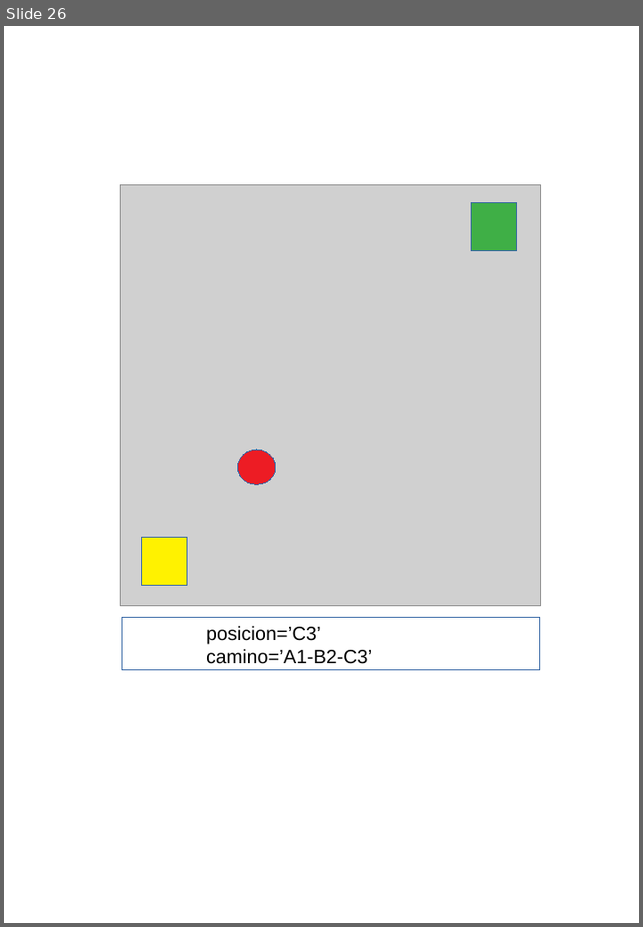
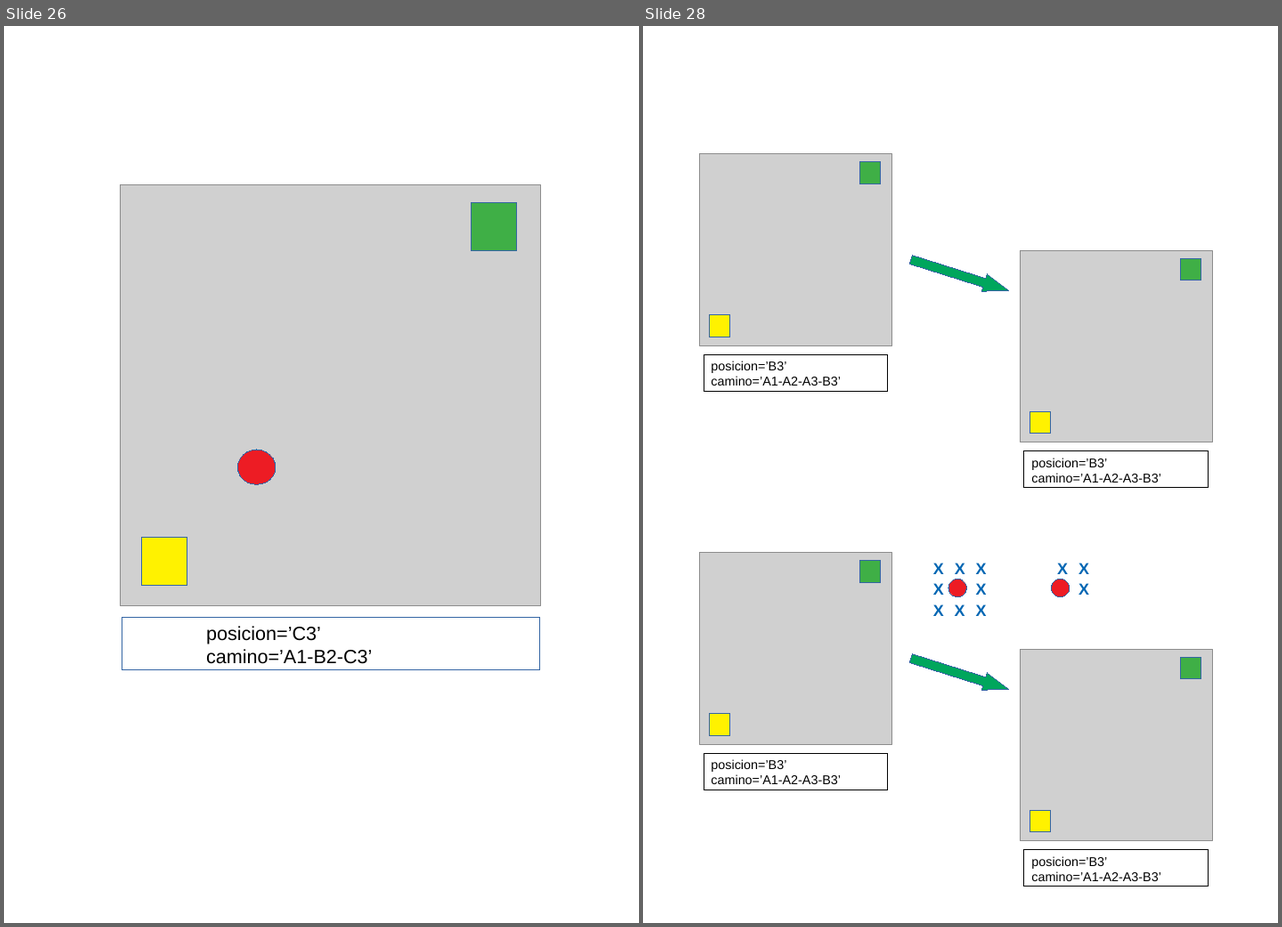
Before and after one commit to fabhrius/La-Cosa, a slide deck: capitulos/3 - Resolver un problema simple/Resolviendo un problema simple.odp. Shown side by side, each under a label of ours: slide 26 before the commit, slides 26 and 28 after it; the slides between them are not shown. The pictures are 643x927 and 1282x927 pixels, drawn with LibreOffice and Linux fonts; fonts in the diff are those of the drawing; grey boxes stand for pictures. Boxes give left, top, right and bottom in pixels: in the first picture for what was removed or moved away, otherwise in the second. Text is boxed around its words. In the diff, an @@ line names an element or a change of style, - is before the commit and + after.

```diff
--- a/capitulos/3 - Resolver un problema simple/Resolviendo un problema simple.odp
+++ b/capitulos/3 - Resolver un problema simple/Resolviendo un problema simple.odp
@@ slide 28 added at [643, 26, 1278, 923], background #FFFFFF @@
@@ picture added at [699, 153, 890, 346] @@
@@ rectangle added at [859, 162, 880, 184], fill #3FAF46, outline #3465A4 0 pt @@
@@ right arrow added at [908, 251, 1011, 300], fill #00A65D, outline #3465A4 0 pt @@
@@ picture added at [1019, 250, 1212, 442] @@
@@ rectangle added at [1181, 258, 1201, 281], fill #3FAF46, outline #3465A4 0 pt @@
@@ rectangle added at [709, 314, 729, 337], fill #FFF200, outline #3465A4 0 pt @@
@@ rectangle added at [704, 354, 887, 391], outline #000000 0 pt, 12 pt, text #000000 @@
+posicion=’B3’
+camino=’A1-A2-A3-B3’
@@ rectangle added at [1029, 411, 1050, 434], fill #FFF200, outline #3465A4 0 pt @@
@@ rectangle added at [1024, 451, 1207, 488], outline #000000 0 pt, 12 pt, text #000000 @@
+posicion=’B3’
+camino=’A1-A2-A3-B3’
@@ picture added at [699, 552, 890, 744] @@
@@ rectangle added at [859, 561, 880, 583], fill #3FAF46, outline #3465A4 0 pt @@
@@ text added at [933, 583, 944, 595], 15 pt, text #0066B3, bold @@
+X
@@ text added at [933, 563, 944, 574], 15 pt, text #0066B3, bold @@
+X
@@ ellipse added at [948, 579, 967, 596], fill #ED1C24, outline #3465A4 0 pt @@
@@ text added at [955, 563, 965, 574], 15 pt, text #0066B3, bold @@
+X
@@ text added at [976, 563, 987, 574], 15 pt, text #0066B3, bold @@
+X
@@ text added at [976, 583, 987, 595], 15 pt, text #0066B3, bold @@
+X
@@ ellipse added at [1052, 579, 1069, 596], fill #ED1C24, outline #3465A4 0 pt @@
@@ text added at [1057, 563, 1068, 574], 15 pt, text #0066B3, bold @@
+X
@@ text added at [1078, 563, 1089, 574], 15 pt, text #0066B3, bold @@
+X
@@ text added at [1078, 583, 1089, 595], 15 pt, text #0066B3, bold @@
+X
@@ text added at [933, 604, 944, 616], 15 pt, text #0066B3, bold @@
+X
@@ text added at [955, 604, 965, 616], 15 pt, text #0066B3, bold @@
+X
@@ text added at [976, 604, 987, 616], 15 pt, text #0066B3, bold @@
+X
@@ right arrow added at [908, 649, 1011, 698], fill #00A65D, outline #3465A4 0 pt @@
@@ picture added at [1019, 649, 1212, 841] @@
@@ rectangle added at [1181, 658, 1201, 680], fill #3FAF46, outline #3465A4 0 pt @@
@@ rectangle added at [709, 713, 729, 735], fill #FFF200, outline #3465A4 0 pt @@
@@ rectangle added at [704, 753, 887, 791], outline #000000 0 pt, 12 pt, text #000000 @@
+posicion=’B3’
+camino=’A1-A2-A3-B3’
@@ rectangle added at [1029, 810, 1050, 832], fill #FFF200, outline #3465A4 0 pt @@
@@ rectangle added at [1024, 850, 1207, 887], outline #000000 0 pt, 12 pt, text #000000 @@
+posicion=’B3’
+camino=’A1-A2-A3-B3’
```
Also in this commit, not shown: 1 slide changed, 1 slide removed, 1 other file.
